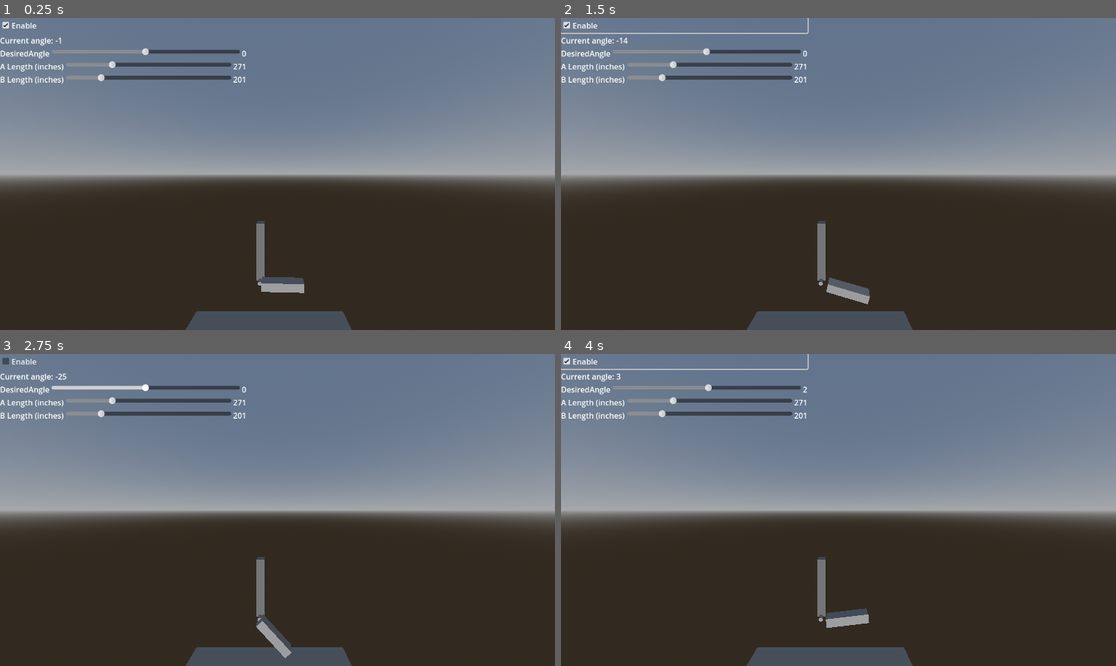
Above: before the commit, frames 1-4 (two rows, left to right).
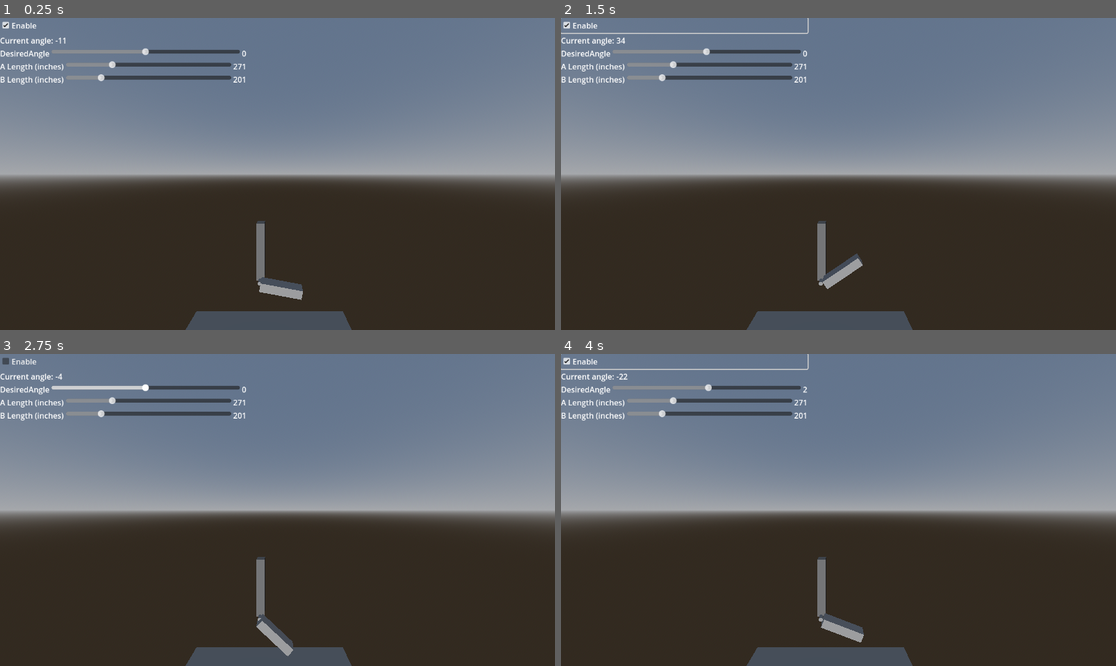
Above: after the commit, the same moments.

Repository: cxw42/godot-wings-demo
Game: Godot game, scene res://top_node_simpler.tscn
Same seed, same stepped clock (60 frames per second), same inputs: the game is played once before the commit and once after it.
Inputs:
- Up to frame 1 (0.25 s): no input
- Up to frame 2 (1.5 s): click "Enable" at 0.5 s; tap Enter (ui_accept) at 1.25 s; hold Right (ui_right) from 1.28 s (still down)
- Up to frame 3 (2.75 s): tap Enter (ui_accept) at 1.52, 2.27 s; release Right (ui_right) at 2.03 s; hold Down (ui_down) from 2.03 s (still down)
- Up to frame 4 (4 s): release Down (ui_down) at 2.78 s; hold Right (ui_right) 2.78-3.53 s; hold Up (ui_up) from 3.53 s (still down); tap Enter (ui_accept) at 3.77 s

The runs differ from the first frame. In frame 1, 0.3% of the frame differs, in the area x 11-55%, y 6-91%; in frame 2, 0.7%, in the area x 10-56%, y 6-92%; in frame 3, 0.1%; in frame 4, 0.6%.

Commit message:
Improving rotation control

Diff:
--- a/top_node_simpler.gd
+++ b/top_node_simpler.gd
@@ -38,7 +38,6 @@
 
 	var mesh := new_beam.get_child(0) as CSGMesh3D
 	var box := mesh.mesh as BoxMesh
-	var old_length_m := box.size.y
 	box.size.y = length_m
 
 	var collision := new_beam.get_child(1) as CollisionShape3D
@@ -78,19 +77,6 @@
 	a_to_b.node_a = a_beam.get_path()
 	a_to_b.node_b = b_beam.get_path()
 
-	if false:  # XXX experiment
-		# Reposition the beams and end-of-beam joints, starting from the base (A).
-		# Each beam's Y axis extends along the beam, away from A.
-		var a_bottom = (
-			a_beam.global_position - a_beam.global_basis.y.normalized() * Vector3(0, a_m / 2, 0)
-		)
-		#a_to_b.global_position = a_bottom
-		b_beam.global_position = (
-			a_bottom + b_beam.global_basis.y.normalized() * Vector3(0, b_m / 2, 0)
-		)
-
-		#var a_top = a_beam.global_position + a_beam.global_basis.y.normalized() * Vector3(0,a_m/2,0)
-
 
 func _unhandled_input(event: InputEvent) -> void:
 	if event.is_action_pressed("ui_cancel"):
--- a/top_node_simpler.tscn
+++ b/top_node_simpler.tscn
@@ -33,8 +33,6 @@
 script/source = "## Beam B
 extends RigidBody3D
 
-@onready var a_to_b: HingeJoint3D = $\"../A to B\"
-
 @onready var current_angle_label: Label = $\"../HUD/Control/VBoxContainer/HBoxContainer/CurrentAngleLabel\"
 
 @export var Kp: float = 50
@@ -51,11 +49,11 @@
     if not enabled:
         return
 
-    # Get current angle w.r.t a_to_b
-    var base_to_center = (global_position - a_to_b.global_position).normalized()
-    var angle = rad_to_deg(atan2(base_to_center.y, base_to_center.x))
+    # Get current angle w.r.t. the X axis.  Negate to get positive rotation around +Z
+    var angle = rad_to_deg(-global_transform.basis.y.signed_angle_to(Vector3.RIGHT, Vector3.BACK))
     current_angle_label.text = \"%.f\" % angle
     var difference = desired_angle - angle
+    #prints(angle, difference)
     var force = Kp*difference
     # var force = sin(2*PI*y_freq*Time.get_ticks_msec()/1000)
     # force = remap(force, -1, 1, y_force_min, y_force_max)
@@ -132,7 +130,8 @@
 physics_material_override = SubResource("PhysicsMaterial_fifn5")
 freeze_mode = 1
 script = SubResource("GDScript_afxlr")
-Kp = 200.0
+Kp = 100.0
+y_force_max = 300.0
 
 [node name="CSGMesh3D" type="CSGMesh3D" parent="B"]
 transform = Transform3D(1, 0, 0, 0, 1, 0, 0, 0, 1, 0, 0, 0.0410719)
